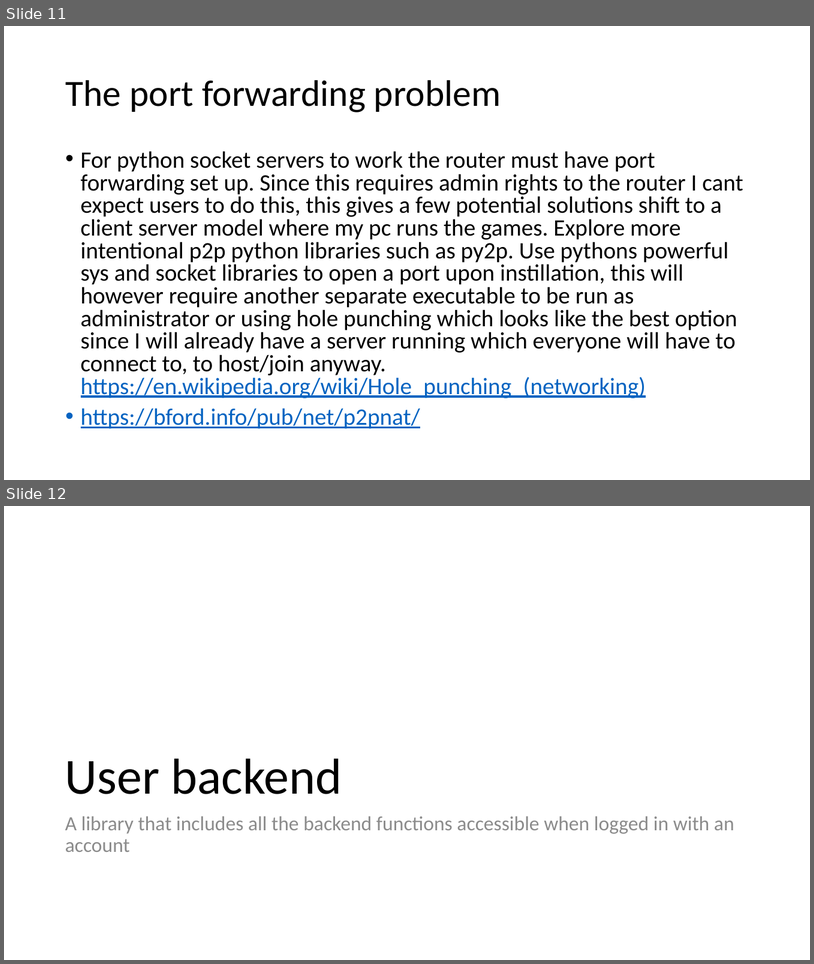
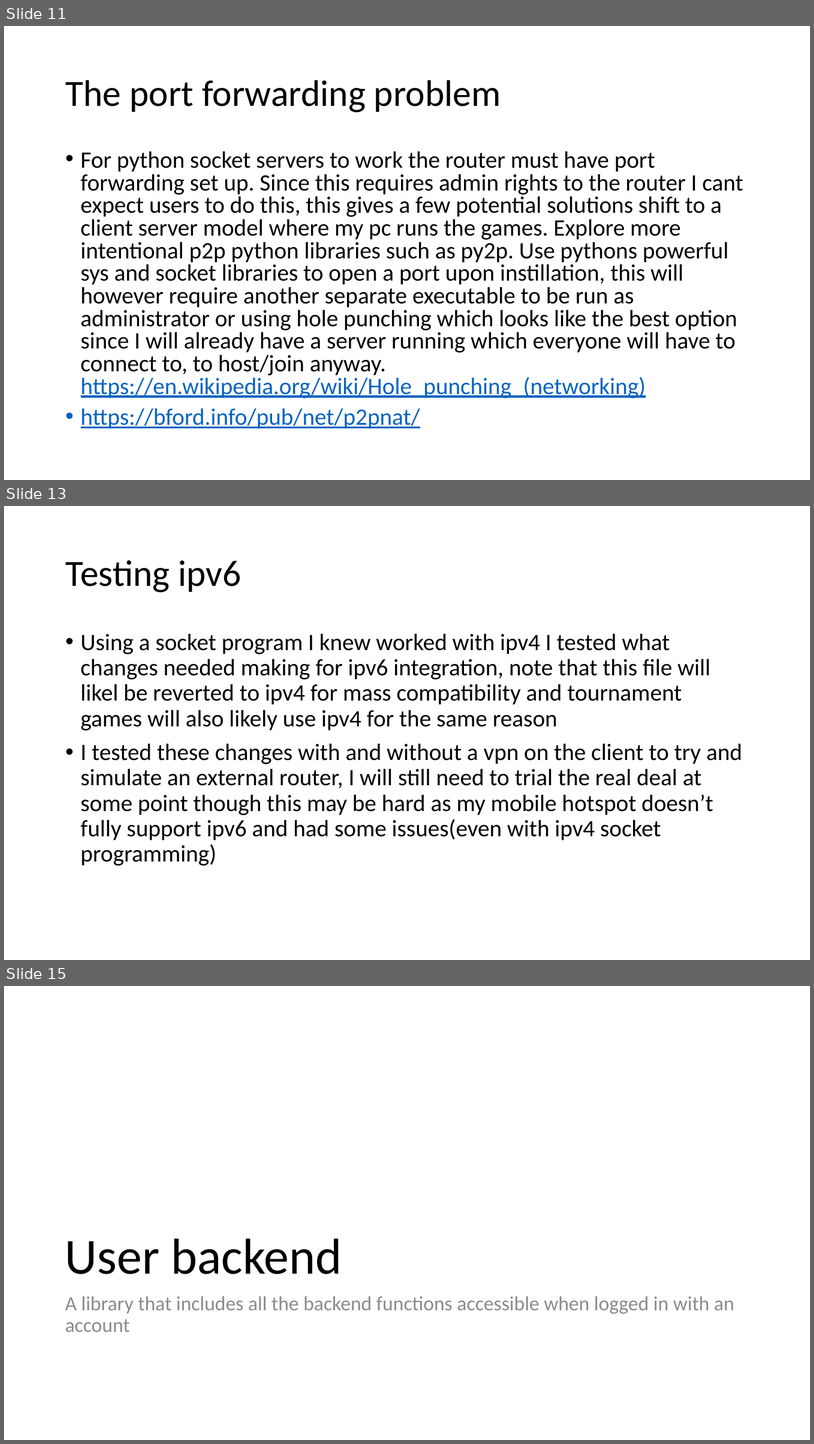
Before and after one commit to curtben1/actualCoursework, a slide deck: dev log.pptx. Shown one above the other, each under a label of ours: slides 11 and 12 before the commit, slides 11, 13 and 15 after it; the slides between them are not shown. The pictures are 814x964 and 814x1444 pixels, drawn with LibreOffice and Linux fonts; fonts in the diff are those of the drawing. Boxes give left, top, right and bottom in pixels: in the first picture for what was removed or moved away, otherwise in the second. Text is boxed around its words. In the diff, an @@ line names an element or a change of style, - is before the commit and + after.

```diff
--- a/dev log.pptx
+++ b/dev log.pptx
@@ slide 13 added at <box>4,506,810,960</box>, background #FFFFFF @@
@@ title added at <box>65,560,242,592</box>, 44 pt, text #000000 @@
+Testing ipv6
@@ text added at <box>81,633,743,865</box>, 28 pt, text #000000 @@
+• Using a socket program I knew worked with ipv4 I tested what changes needed making for ipv6 integration, note that this file will likel be reverted to ipv4 for mass compatibility and tournament games will also likely use ipv4 for the same reason
+• I tested these changes with and without a vpn on the client to try and simulate an external router, I will still need to trial the real deal at some point though this may be hard as my mobile hotspot doesn’t fully support ipv6 and had some issues(even with ipv4 socket programming)
@@ what was slide 12 is now slide 15 @@
```
Also in this commit, not shown: 2 other slides added, 1 other file.
